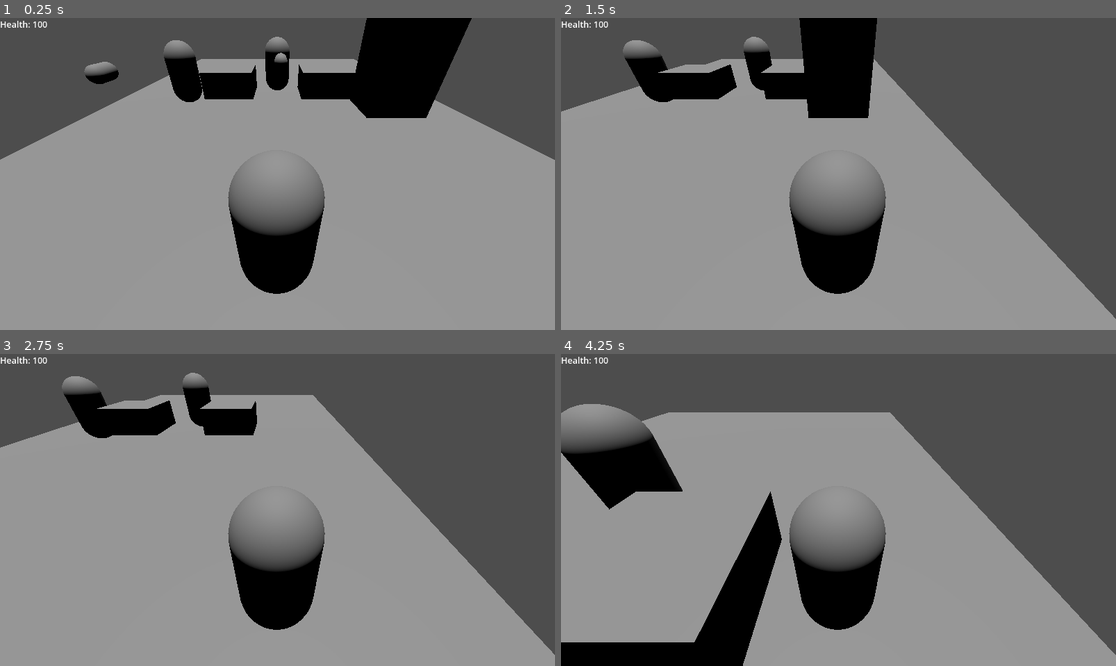
Above: before the commit, frames 1-4 (two rows, left to right).
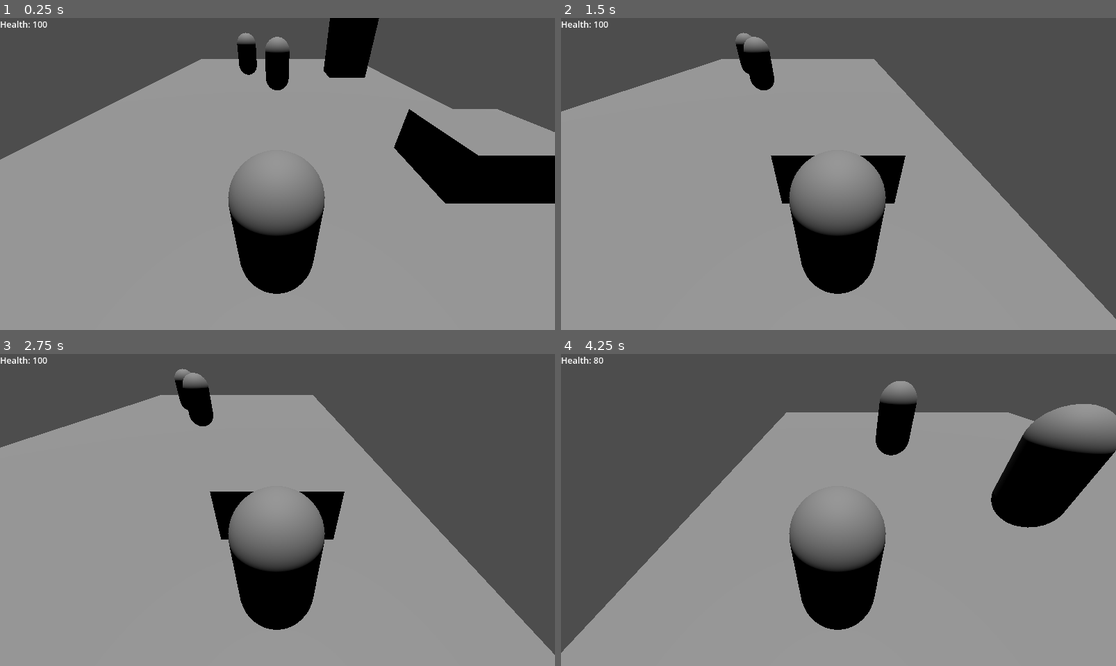
Above: after the commit, the same moments.

Repository: rknissi/2036-game
Game: Godot game, scene res://scenes/battle.tscn
Same seed, same stepped clock (60 frames per second), same inputs: the game is played once before the commit and once after it.
Inputs:
- Up to frame 1 (0.25 s): no input
- Up to frame 2 (1.5 s): tap Enter (shoot) at 0.5, 0.6, 1.35 s; hold D (right) 0.53-1.28 s; tap Space at 1.25 s; hold S (down) from 1.28 s (still down)
- Up to frame 3 (2.75 s): release S (down) at 2.03 s; hold D (right) from 2.03 s (still down); tap Enter (shoot) at 2.1 s
- Up to frame 4 (4.25 s): tap Enter (shoot) at 2.75, 2.85, 3.6 s; release D (right) at 2.78 s; hold W (up) 2.78-3.53 s; hold A (left) from 3.53 s (still down)

The runs differ from the first frame. In frame 1, 15% of the frame differs, in the area x 15-100%, y 0-60%; in frame 2, 7.9%; in frame 3, 4.1%; in frame 4, 37%, in the area x 0-100%, y 1-100%.

Commit message:
Added enemy classes and random spawn location

Diff:
--- a/scripts/battle.gd
+++ b/scripts/battle.gd
@@ -8,16 +8,50 @@
 
 var enemyMap = {}
 
+var ENEMIES_MINIMUM = 1
+var ENEMIES_MAXIMUM = 4
+var ENEMIES_CLASSES = 3
+
+var PILLARS_MINIMUM = 0
+var PILLARS_MAXIMUM = 4
+
+var SEMIWALL_MINIMUM = 0
+var SEMIWALL_MAXIMUM = 4
+
+var enemyTypeNames = ["PISTOL", "SMG", "AR"]
+var enemyTypes = {
+	"PISTOL": enemyType.new(
+		"PISTOL",
+		90,
+		30,
+		200.0,
+		3,
+		8
+	),
+	"SMG": enemyType.new(
+		"SMG",
+		90,
+		20,
+		900.0,
+		3,
+		15
+	),"AR": enemyType.new(
+		"AR",
+		100,
+		30,
+		600.0,
+		3,
+		12
+	)}
+
 func _ready():
 	var emitter = get_node("Player")
 	emitter.connect("game_over", self._on_game_over)
 
-	spawnEnemy(0, 4)
-	spawnEnemy(2, 5)
-
-	spawnSemiWall(1, 4)
-	spawnSemiWall(3, 4)
-	spawnPillarWall(4, 3)
+	addPlayerPos()
+	generateEnemies()
+	generatePillars()
+	generateSemiWalls()
 
 	call_deferred("post_ready")
 
@@ -44,17 +78,73 @@
 		shoot()
 
 func enemyShoot(id, dmg):
-	print("Enemy shoot!")
-	var enemy = enemyMap[id]
-	var enemyBullet = enemyBulletScene.instantiate()
-	enemyBullet.setDamage(dmg)
-	enemyBullet.position = enemy.get_parent().position + Vector3(0, 0.3, 0.5)
-	add_child(enemyBullet)
+	if id in enemyMap:
+		var enemy = enemyMap[id]
+		var enemyBullet = enemyBulletScene.instantiate()
+		enemyBullet.setDamage(dmg)
+		enemyBullet.position = enemy.get_parent().position + Vector3(0, 0.3, 0.6)
+		add_child(enemyBullet)
 
-func spawnEnemy(x, z):
+func addPlayerPos():
+	GlobalMap.movePos(GlobalMap.playerId, GlobalMap.playerDefaultX, GlobalMap.playerDefaultZ)
+
+func generatePillars():
+	var quantity = randi() % (PILLARS_MAXIMUM - PILLARS_MINIMUM + 1) + PILLARS_MINIMUM
+
+	for i in range(quantity):
+		var validPos = false
+		var pos
+
+		while validPos == false:
+			pos = generateRandonPos(GlobalMap.wallsDefaultId)
+			validPos = GlobalMap.checkPos(GlobalMap.wallsDefaultId, pos.x, pos.y)
+
+		spawnPillarWall(pos.x, pos.y)
+
+func generateSemiWalls():
+	var quantity = randi() % (SEMIWALL_MAXIMUM - SEMIWALL_MINIMUM + 1) + SEMIWALL_MINIMUM
+
+	for i in range(quantity):
+		var validPos = false
+		var pos
+
+		while validPos == false:
+			pos = generateRandonPos(GlobalMap.wallsDefaultId)
+			validPos = GlobalMap.checkPos(GlobalMap.wallsDefaultId, pos.x, pos.y)
+
+		spawnSemiWall(pos.x, pos.y)
+
+func generateEnemies():
+	var quantity = randi() % (ENEMIES_MAXIMUM - ENEMIES_MINIMUM + 1) + ENEMIES_MINIMUM
+
+	for i in range(quantity):
+		var enemyClass = randi() % ENEMIES_CLASSES
+		var validPos = false
+		var pos
+
+		while validPos == false:
+			pos = generateRandonPos(GlobalMap.enemyDefaultId)
+			validPos = GlobalMap.checkPos(GlobalMap.enemyDefaultId, pos.x, pos.y)
+
+		spawnEnemy(pos.x, pos.y, enemyTypeNames[enemyClass])
+
+func generateRandonPos(type):
+	var x = randi() % GlobalMap.maxX + 1
+	var z = 0
+	if type == GlobalMap.playerId:
+		z = randi() % GlobalMap.maxPlayerZ + 1
+	elif type == GlobalMap.enemyDefaultId:
+		z = randi() % (GlobalMap.maxEnemyZ - GlobalMap.minEnemyZ + 1) + GlobalMap.minEnemyZ
+	else:
+		z = randi() % GlobalMap.maxZ + 1
+	return Vector2(x, z)
+
+
+func spawnEnemy(x, z, enemyClass):
 	var new_enemy = enemy_scene.instantiate()
 	add_child(new_enemy)
 	new_enemy.get_node("Area3D").connect("enemyShoot", self.enemyShoot)
+	new_enemy.get_node("Area3D").setClass(enemyTypes[enemyClass])
 	new_enemy.global_transform.origin = global_transform.origin + GlobalMap.target_positions[z][x] + Vector3(0, 0.4, 0)
 	GlobalMap.movePos("enemy" + str(new_enemy.get_node("Area3D").id), x, z)
 	new_enemy.scale = Vector3(0.60, 0.60, 0.60)
--- a/scripts/bullet.gd
+++ b/scripts/bullet.gd
@@ -5,7 +5,7 @@
 var accuracyY = randf_range(-0.1, 0.1)
 var accuracyX = randf_range(-0.1, 0.1)
 
-@export var weaponDamage = 5
+@export var weaponDamage = 30
 
 func _ready():
 	connect("body_entered", _on_body_entered)
--- /dev/null
+++ b/scripts/classes/enemyType.gd
@@ -0,0 +1,18 @@
+extends Object
+
+class_name enemyType
+
+var name: String
+var health: int
+var damage: int
+var fireRate: float
+var burstDelay: int
+var burstAmount: int
+
+func _init(n, h, d, f, bd, ba):
+	name = n
+	health = h
+	damage = d
+	fireRate = f
+	burstDelay = bd
+	burstAmount = ba
--- /dev/null
+++ b/scripts/classes/playerWeapon.gd
@@ -0,0 +1,13 @@
+extends Object
+
+class_name playerWeapon
+
+var name: String
+var species: String
+
+func _init(n, s):
+	name = n
+	species = s
+
+func speak():
+	print("The", species, "named", name, "says hello!")
--- a/scripts/enemy.gd
+++ b/scripts/enemy.gd
@@ -1,32 +1,55 @@
 extends Area3D
 
-var weaponDamage = 10
-var fireDelay = 0.2
-var health = 10
+var MIN_DELAY = 1
+var MAX_DELAY = 3
+
 var id = randi_range(0, 1000)
 
+var health = 10
+var weaponDamage = 10
+var fireRate = 60.0
+var burstDelay = 3
+var burstAmount = 8
+var initialDelay = (randi() % MAX_DELAY) + MIN_DELAY
+
 var time_elapsed = 0.0
+var minuteInSeconds = 60.0
+
+var curBullet = 1
+var isDelay = false
+var isInitialDelay = true
 
 signal enemyShoot(id, dmg)
+
+func setClass(enemyTypeInst):
+	health = enemyTypeInst.health
+	weaponDamage = enemyTypeInst.damage
+	fireRate = enemyTypeInst.fireRate
+	burstDelay = enemyTypeInst.burstDelay
+	burstAmount = enemyTypeInst.burstAmount
 
 func _ready():
 	connect("area_entered", _on_area_entered)
 	add_to_group("enemyGroup")
 
-func setWeaponDamage(dmg):
-	weaponDamage = dmg
-
-func setHealth(health):
-	health = health
-
-func setFireDelay(delay):
-	fireDelay = delay
-
 func _physics_process(delta):
 	time_elapsed += delta
-	if time_elapsed >= fireDelay:
-			time_elapsed = 0.0
-			emit_signal("enemyShoot", id, weaponDamage)
+	if isInitialDelay == true:
+		if time_elapsed > initialDelay:
+			isInitialDelay = false
+	else:
+		if curBullet <= burstAmount and isDelay == false:
+			var fireDelay = minuteInSeconds/fireRate
+			if time_elapsed >= fireDelay:
+					curBullet += 1
+					time_elapsed = 0.0
+					emit_signal("enemyShoot", id, weaponDamage)
+		else:
+			if time_elapsed >= burstDelay and isDelay == true:
+				isDelay = false
+				curBullet = 1
+			elif isDelay == false:
+				isDelay = true
 
 func _on_area_entered(body):
 	if ("weaponDamage" in body) :
--- a/scripts/globalMap.gd
+++ b/scripts/globalMap.gd
@@ -1,6 +1,11 @@
 extends Node
 
 var playerId = "player"
+var enemyDefaultId = "enemy"
+var wallsDefaultId = "wall"
+
+var playerDefaultX = 0
+var playerDefaultZ = 2
 
 var occupied = {}
 
@@ -10,15 +15,15 @@
 var minZ = 0
 var maxZ = 9
 
-var minPlayerX = 0
-var maxPlayerX = 4
-var minPlayerZ = 0
+var minPlayerX = minX
+var maxPlayerX = maxX
+var minPlayerZ = minZ
 var maxPlayerZ = 4
 
-var minEnemyX = 0
-var maxEnemyX = 4
+var minEnemyX = minX
+var maxEnemyX = maxX
 var minEnemyZ = 5
-var maxEnemyZ = 9
+var maxEnemyZ = maxZ
 
 
 var target_positions = [
@@ -29,63 +34,63 @@
 		Vector3(-1.5, 0.200, -0.5),
 		Vector3(-0.5, 0.200, -0.5)
 	],
-		[
+	[
 		Vector3(-4.5, 0.200, -1.5),
 		Vector3(-3.5, 0.200, -1.5),
 		Vector3(-2.5, 0.200, -1.5),
 		Vector3(-1.5, 0.200, -1.5),
 		Vector3(-0.5, 0.200, -1.5)
 	],
-			[
+	[
 		Vector3(-4.5, 0.200, -2.5),
 		Vector3(-3.5, 0.200, -2.5),
 		Vector3(-2.5, 0.200, -2.5),
 		Vector3(-1.5, 0.200, -2.5),
 		Vector3(-0.5, 0.200, -2.5)
 	],
-			[
+	[
 		Vector3(-4.5, 0.200, -3.5),
 		Vector3(-3.5, 0.200, -3.5),
 		Vector3(-2.5, 0.200, -3.5),
 		Vector3(-1.5, 0.200, -3.5),
 		Vector3(-0.5, 0.200, -3.5)
 	],
-			[
+	[
 		Vector3(-4.5, 0.200, -4.5),
 		Vector3(-3.5, 0.200, -4.5),
 		Vector3(-2.5, 0.200, -4.5),
 		Vector3(-1.5, 0.200, -4.5),
 		Vector3(-0.5, 0.200, -4.5)
 	],
-			[
+	[
 		Vector3(-4.5, 0.200, -5.5),
 		Vector3(-3.5, 0.200, -5.5),
 		Vector3(-2.5, 0.200, -5.5),
 		Vector3(-1.5, 0.200, -5.5),
 		Vector3(-0.5, 0.200, -5.5)
 	],
-			[
+	[
 		Vector3(-4.5, 0.200, -6.5),
 		Vector3(-3.5, 0.200, -6.5),
 		Vector3(-2.5, 0.200, -6.5),
 		Vector3(-1.5, 0.200, -6.5),
 		Vector3(-0.5, 0.200, -6.5)
 	],
-			[
+	[
 		Vector3(-4.5, 0.200, -7.5),
 		Vector3(-3.5, 0.200, -7.5),
 		Vector3(-2.5, 0.200, -7.5),
 		Vector3(-1.5, 0.200, -7.5),
 		Vector3(-0.5, 0.200, -7.5)
 	],
-			[
+[
 		Vector3(-4.5, 0.200, -8.5),
 		Vector3(-3.5, 0.200, -8.5),
 		Vector3(-2.5, 0.200, -8.5),
 		Vector3(-1.5, 0.200, -8.5),
 		Vector3(-0.5, 0.200, -8.5)
 	],
-			[
+	[
 		Vector3(-4.5, 0.200, -9.5),
 		Vector3(-3.5, 0.200, -9.5),
 		Vector3(-2.5, 0.200, -9.5),
@@ -101,7 +106,7 @@
 	if id == playerId:
 		if x >= minPlayerX and x <= maxPlayerX and z >= minPlayerZ and z <= maxPlayerZ:
 			return true
-	elif id.contains("enemy"):
+	elif id.contains(enemyDefaultId):
 		if x >= minEnemyX and x <= maxEnemyX and z >= minEnemyZ and z <= maxEnemyZ:
 			return true
 	else:
--- a/scripts/move.gd
+++ b/scripts/move.gd
@@ -7,8 +7,8 @@
 var movementDelay = 0.1
 var movementTimeElapsed = 0.0
 
-var current_target_line = 0
-var current_target_column = 2
+var current_target_line = GlobalMap.playerDefaultX
+var current_target_column = GlobalMap.playerDefaultZ
 
 var target_velocity = Vector3.ZERO
 var id = GlobalMap.playerId
Not shown, changed: .gitignore
